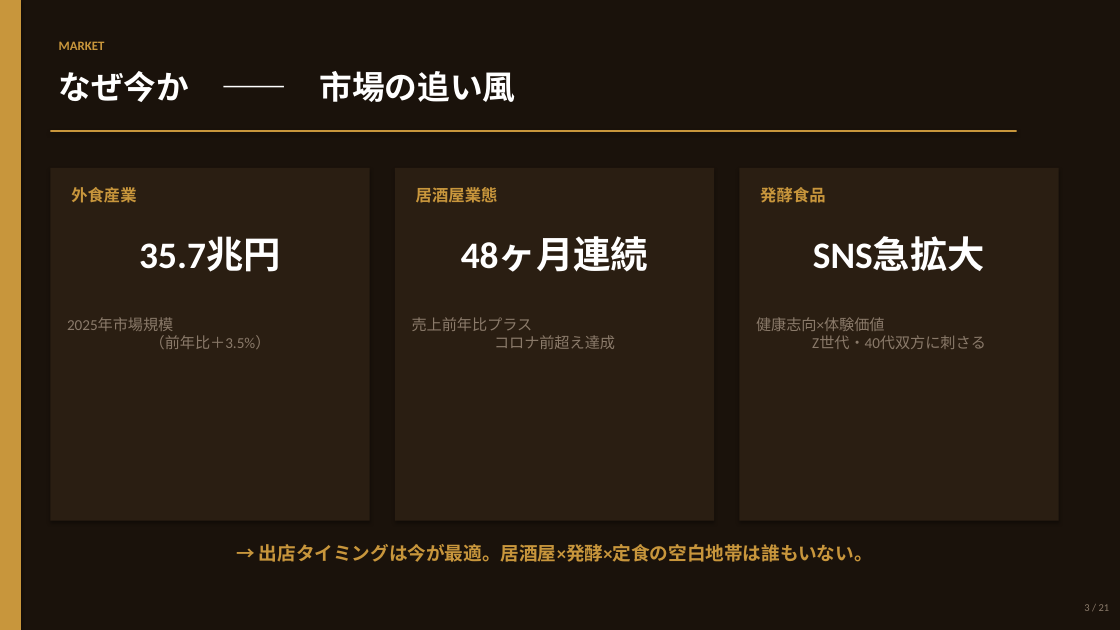
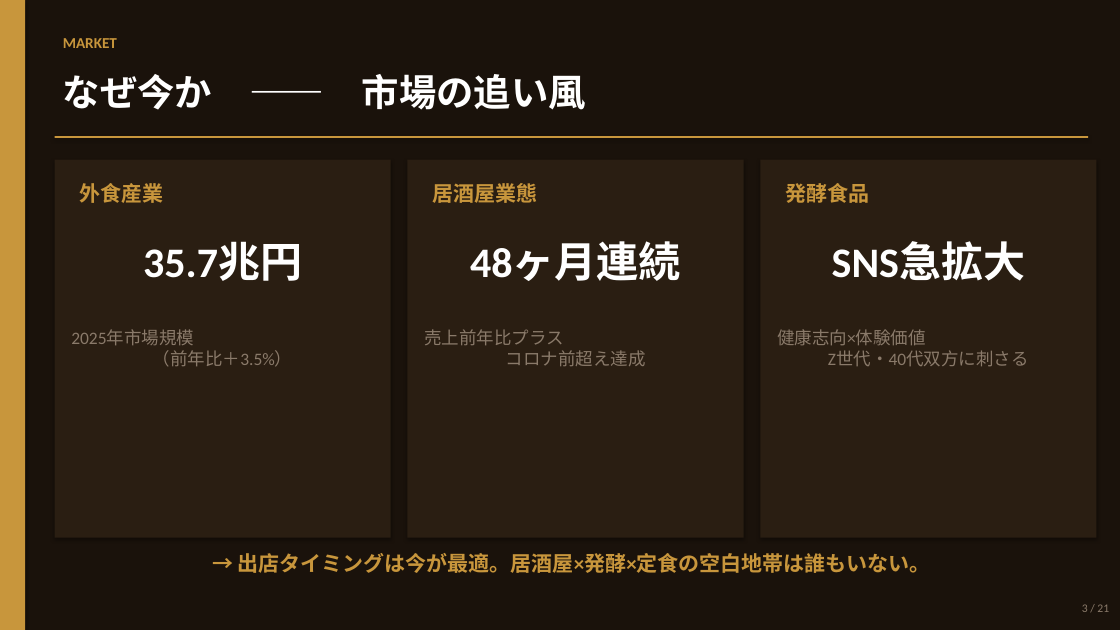
Before and after one commit to hunkotusaisinryo-lab/test-repo, a slide deck: slide 3 of reports/肉酒場然_事業計画書_20260605.pptx. Drawn at 1120x630 pixels with LibreOffice and Linux fonts; fonts in the diff are those of the drawing. Boxes give left, top, right and bottom in pixels: in the first picture for what was removed or moved away, otherwise in the second. Text is boxed around its words. In the diff, an @@ line names an element or a change of style, - is before the commit and + after.

```diff
--- a/reports/肉酒場然_事業計画書_20260605.pptx
+++ b/reports/肉酒場然_事業計画書_20260605.pptx
@@ rectangle resized from (x1=0, y1=0, x2=21, y2=630) to (x1=0, y1=0, x2=25, y2=630) @@
@@ text "MARKET" at (x1=63, y1=38, x2=117, y2=48): size 11 to 13 pt @@
@@ text "なぜ今か ―― 市場の追い風" at (x1=63, y1=74, x2=586, y2=110): size 28 to 32 pt @@
@@ rectangle resized from (x1=50, y1=130, x2=1017, y2=132) to (x1=55, y1=136, x2=1088, y2=138) @@
@@ rectangle resized from (x1=50, y1=168, x2=370, y2=521) to (x1=55, y1=160, x2=391, y2=538) @@
@@ text "外食産業" moved from (x1=71, y1=187, x2=136, y2=203) to (x1=80, y1=183, x2=164, y2=203) @@
@@ rectangle resized from (x1=395, y1=168, x2=714, y2=521) to (x1=408, y1=160, x2=744, y2=538) @@
@@ text "居酒屋業態" moved from (x1=416, y1=187, x2=498, y2=203) to (x1=433, y1=183, x2=538, y2=203) @@
@@ rectangle resized from (x1=739, y1=168, x2=1059, y2=521) to (x1=760, y1=160, x2=1096, y2=538) @@
@@ size 14 to 18 pt in 3 elements at (x1=80, y1=183, x2=164, y2=203), (x1=433, y1=183, x2=538, y2=203), (x1=785, y1=183, x2=869, y2=203) @@
@@ text "発酵食品" moved from (x1=760, y1=187, x2=825, y2=203) to (x1=785, y1=183, x2=869, y2=203) @@
@@ text "48ヶ月連続" moved from (x1=461, y1=237, x2=648, y2=272) to (x1=470, y1=242, x2=681, y2=281) @@
@@ size 32 to 36 pt in 3 elements at (x1=143, y1=242, x2=302, y2=281), (x1=470, y1=242, x2=681, y2=281), (x1=832, y1=242, x2=1025, y2=281) @@
@@ text "SNS急拡大" moved from (x1=813, y1=237, x2=985, y2=271) to (x1=832, y1=242, x2=1025, y2=281) @@
@@ text "2025年市場規模 （前年比＋3.5%）" moved from (x1=67, y1=317, x2=271, y2=349) to (x1=71, y1=330, x2=293, y2=367) @@
@@ text "売上前年比プラス コロナ前超え達成" moved from (x1=412, y1=317, x2=615, y2=349) to (x1=424, y1=329, x2=646, y2=366) @@
@@ size 13 to 15 pt in 3 elements at (x1=71, y1=330, x2=293, y2=367), (x1=424, y1=329, x2=646, y2=366), (x1=777, y1=329, x2=1029, y2=366) @@
@@ text "健康志向×体験価値 Z世代・40代双方に刺さる" moved from (x1=756, y1=317, x2=986, y2=349) to (x1=777, y1=329, x2=1029, y2=366) @@
@@ text "→ 出店タイミングは今が最適。居酒屋×発酵×定食の空白地帯は誰もいない。" moved from (x1=259, y1=544, x2=873, y2=562) to (x1=238, y1=553, x2=931, y2=573) @@
@@ text "→ 出店タイミングは今が最適。居酒屋×発酵×定食の空白地帯は誰もいない。" at (x1=238, y1=553, x2=931, y2=573): size 16 to 18 pt @@
@@ text "3 / 21" at (x1=1082, y1=604, x2=1109, y2=612): size 9 to 10 pt @@
```
Also in this commit, not shown: 20 other slides changed, 1 other file.
